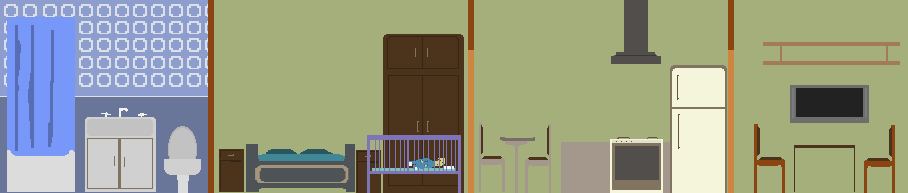
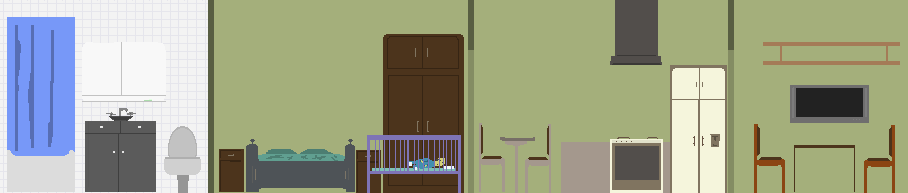
Before/after of a w=908, h=193 layered artwork. What changed in the layer stack:
painted on "divisor_3" over <box>208,0,214,193</box>
painted on "divisor_2" over <box>468,0,474,193</box>
painted on "divisor_1" over <box>728,0,734,193</box>
added layer "espejo" above "bañera" over <box>82,42,166,102</box>
painted on "mueble" over <box>85,108,156,192</box>
painted on "inodoro" over <box>165,157,200,193</box>
painted on "bath_bg" over <box>0,0,210,193</box>
painted on "extractor" over <box>610,0,662,65</box>
painted on "heladera" over <box>670,65,727,193</box>
painted on "cama" over <box>246,139,355,183</box>
